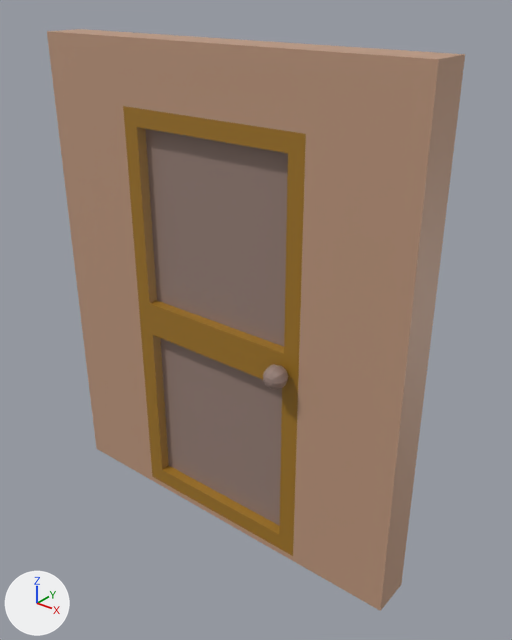
One commit to the FBX model Assets/Maya Files/Stage04/Modules/Wall_Door02.fbx: the scene before it, then after it.
Before and after are seen from a camera (50 mm lens) standing at (6.03, -1.31, 2.64) and looking at (4.13, 1.08, 1.16). The lights are fixed; the arrows at lower left show +X, +Y and +Z. Where no turn or scale is listed for an object, it has been applied to the vertices.

Objects in the first picture: 'Door', 'Wall'.
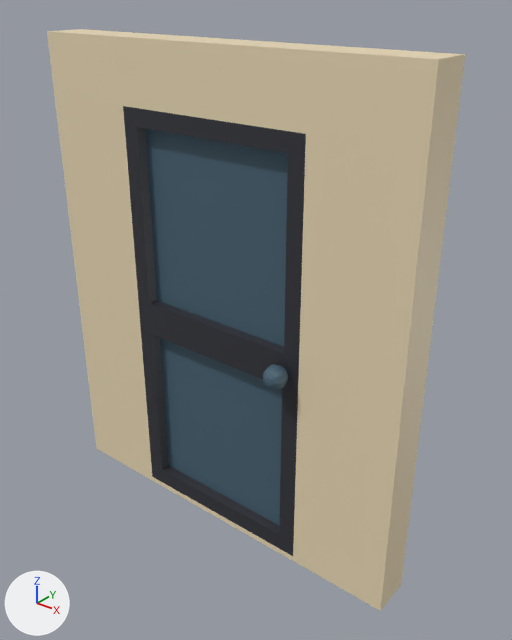
Pixel boxes [x1, y1, x2, y2] of what changed, in the pictures (512 x 640 px):
'Wall', recoloured (brown to beige)
    both: [47, 29, 465, 611]
'Door', recoloured
    both: [123, 106, 306, 556]

What changed in the scene script:
```text
Add img_t_stage04_png:
    img_t_stage04_png = load_image('T_Stage04.png', '../../../Textures/Stage04/T_Stage04.png', 2048, 2048, 'sRGB')
Add mat_stage04:
    mat_stage04 = principled_material('stage04')
    mat_stage04.texture = img_t_stage04_png
Change me_mesh_001:
    where me_mesh_001.from_pydata(...)  # 192 vertices, 204 faces; spans x 0.0..1.0, y -0.21..0.21, z -1.04..1.04
    remove me_mesh_001.materials.append(mat_stage03)  # picture img_t_stage03_png
    add me_mesh_001.materials.append(mat_stage04)  # picture img_t_stage04_png
Change me_mesh:
    where me_mesh.from_pydata(...)  # 16 vertices, 16 faces; spans x -1.0..1.0, y -0.1..0.1, z -1.2..1.2
    remove me_mesh.materials.append(mat_stage03)  # picture img_t_stage03_png
    add me_mesh.materials.append(mat_stage04)  # picture img_t_stage04_png
```
